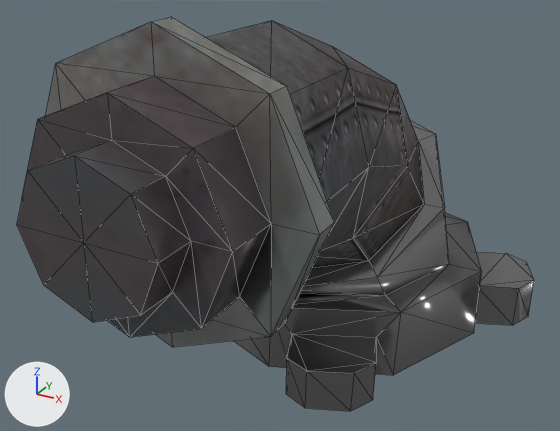
An edit to the glTF model packages/resources/glb/pipe/pipe_JU.glb, drawn before and after from the same camera.
Both versions are drawn from a 50 mm camera at (5.41, -12.15, 7.55) aimed at (-0.21, -1.94, 2.44). Every picture has the same lights, and +X, +Y and +Z are marked at lower left. Mesh edges are drawn as thin lines. Where no turn or scale is listed for an object, it has been applied to the vertices. Vertices at the same position are counted once.

Names of what the first picture shows: 'zhuti.J'.
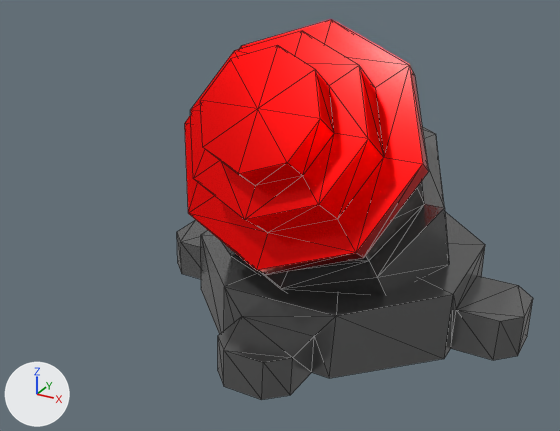
Changed parts and their boxes (x1, y1, x2, y2) in the pictures (560 x 431 px):
'zhuti.J', surface changed, reshaped (grey to black, 31% narrower)
    before: (17, 17, 534, 411)
    after: (177, 20, 533, 400)
part 1 of me_zhuti_026, rebuilt (not visible before)
    after: (185, 20, 429, 275)
part 2 of me_zhuti_026, added (black)
    after: (177, 212, 533, 400)
part 3 of me_zhuti_026, deleted
    before: (17, 17, 534, 411)

What changed in the scene script:
```text
Add img_tiepi1_color:
    img_tiepi1_color = load_image('tiepi1_COLOR', '_unpacked/tiepi1_COLOR', 250, 250, 'sRGB')
Change mat_材质_004:
    where n2 = _N.new('ShaderNodeTexImage'); n2.name = 'Image Texture'
    n2.image: img_pipe_texture_psd -> img_tiepi1_color
Change me_zhuti_026:
    used by ob_zhuti_j; location = (0.0, 0.0, 0.0)
    remove me_zhuti_026.from_pydata(...)  # 185 vertices, 326 faces; spans x -3.43..3.43, y -6.63..3.44, z -0.01..6.07
    add me_zhuti_026.from_pydata(...)  # 154 vertices, 248 faces; spans x -3.57..3.57, y -3.55..3.58, z -0.01..5.41
    me_zhuti_026 part 1: the loose piece of 24 vertices spanning x -1.49..1.5, y -5.0..-0.8, z 2.34..5.48 is rebuilt with 57 vertices and now spans x -2.1..2.1, y -3.54..-0.31, z 1.79..5.41
    me_zhuti_026 part 2: a new loose piece of 65 vertices spanning x -3.57..3.57, y -3.55..3.58, z -0.01..1.28, in mat_材质_004
    me_zhuti_026 part 3
    129 vertices are removed from x -3.43..3.43, y -6.63..3.44, z -0.01..6.07
    240 faces are deleted
    remove me_zhuti_026.materials.append(mat_材质_008)
```
